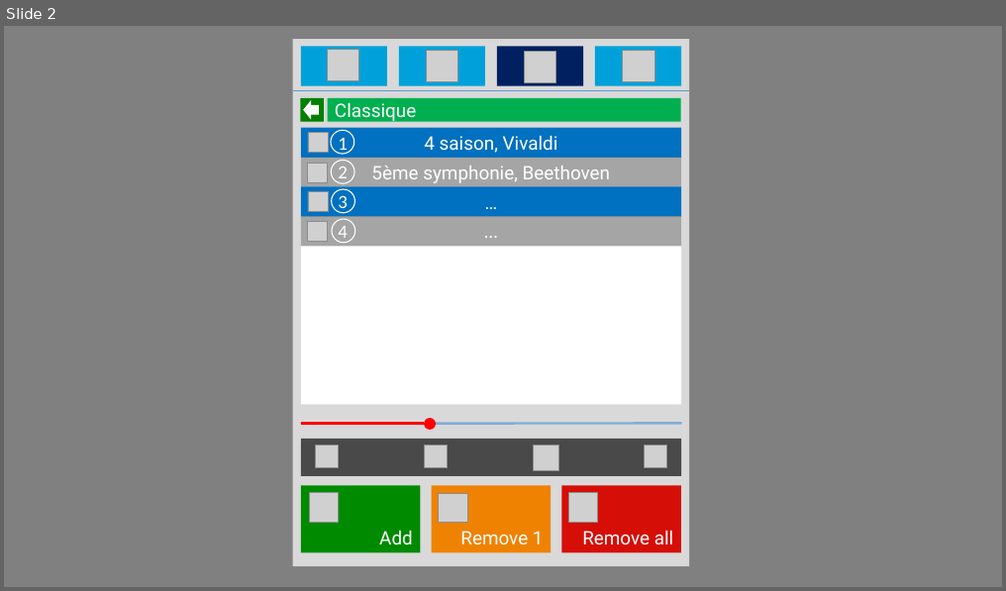
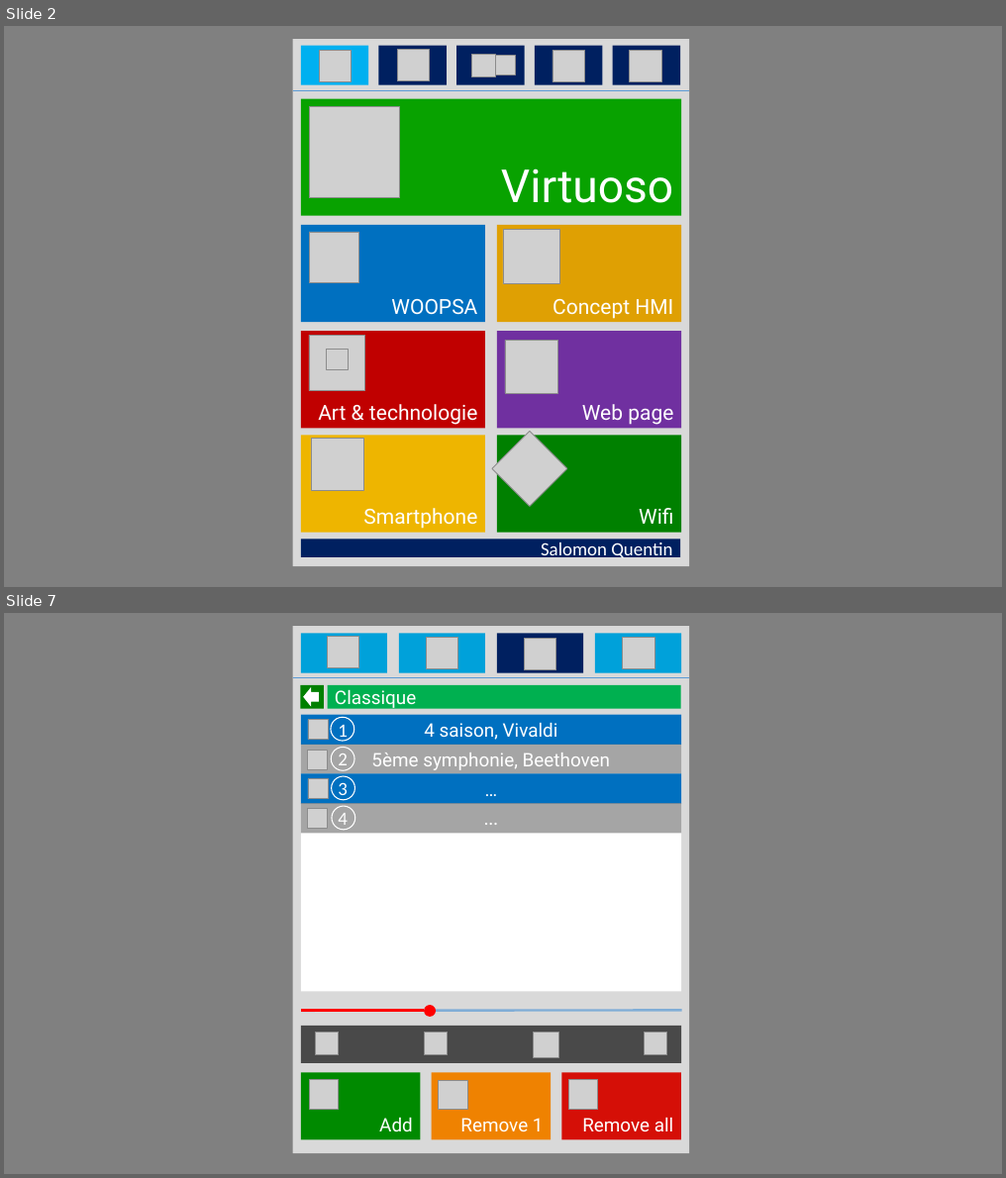
Before and after one commit to QuentinSalomon/TB, a slide deck: Administratif/Visuel/Visuel.pptx. Shown one above the other, each under a label of ours: slide 2 before the commit, slides 2 and 7 after it; the slides between them are not shown. The pictures are 1006x591 and 1006x1178 pixels, drawn with LibreOffice and Linux fonts; fonts in the diff are those of the drawing; grey boxes stand for pictures. Boxes give left, top, right and bottom in pixels: in the first picture for what was removed or moved away, otherwise in the second. Text is boxed around its words. In the diff, an @@ line names an element or a change of style, - is before the commit and + after.

```diff
--- a/Administratif/Visuel/Visuel.pptx
+++ b/Administratif/Visuel/Visuel.pptx
@@ slide 2 added at box(4, 26, 1002, 587), background #FFFFFF @@
@@ rectangle added at box(4, 26, 1002, 587), fill #808080 @@
@@ rectangle added at box(293, 39, 690, 567), fill #D9D9D9 @@
@@ rectangle added at box(301, 46, 369, 85), fill #00B0F0 @@
@@ picture added at box(320, 50, 351, 81) @@
@@ rectangle added at box(379, 46, 448, 85), fill #002060 @@
@@ picture added at box(397, 49, 430, 81) @@
@@ rectangle added at box(456, 46, 525, 85), fill #002060 @@
@@ picture added at box(472, 55, 495, 77) @@
@@ picture added at box(495, 55, 515, 76) @@
@@ rectangle added at box(535, 46, 603, 85), fill #002060 @@
@@ picture added at box(552, 50, 585, 82) @@
@@ rectangle added at box(613, 46, 681, 85), fill #002060 @@
@@ picture added at box(630, 50, 662, 82) @@
@@ line added from (293, 91) to (690, 91), #5B9BD5 1.5 pt @@
@@ rectangle added at box(301, 98, 681, 215), fill #08A200, 44 pt, text #FFFFFF @@
+Virtuoso
@@ picture added at box(310, 107, 400, 197) @@
@@ rectangle added at box(301, 225, 485, 322), fill #0070C0, 20 pt, text #FFFFFF @@
+WOOPSA
@@ picture added at box(310, 232, 359, 282) @@
@@ rectangle added at box(497, 225, 681, 322), fill #DFA003, 20 pt, text #FFFFFF @@
+Concept HMI
@@ picture added at box(503, 230, 560, 284) @@
@@ rectangle added at box(301, 332, 485, 429), fill #C00000, 20 pt, text #FFFFFF @@
+Art & technologie
@@ picture added at box(309, 335, 364, 391) @@
@@ picture added at box(327, 350, 348, 371) @@
@@ rectangle added at box(497, 332, 681, 429), fill #7030A0, 20 pt, text #FFFFFF @@
+Web page
@@ picture added at box(505, 341, 558, 393) @@
@@ rectangle added at box(301, 436, 485, 533), fill #EEB500, 20 pt, text #FFFFFF @@
+Smartphone
@@ picture added at box(311, 439, 364, 491) @@
@@ picture added at box(492, 431, 567, 506) @@
@@ rectangle added at box(497, 436, 681, 533), fill #008000, 20 pt, text #FFFFFF @@
+Wifi
@@ rectangle added at box(301, 540, 681, 558), fill #002060, 18 pt, text #FFFFFF @@
+Salomon Quentin
@@ what was slide 2 is now slide 7 @@
```
Also in this commit, not shown: 3 slides changed, 2 other slides added, 1 slide removed, 31 other files.
